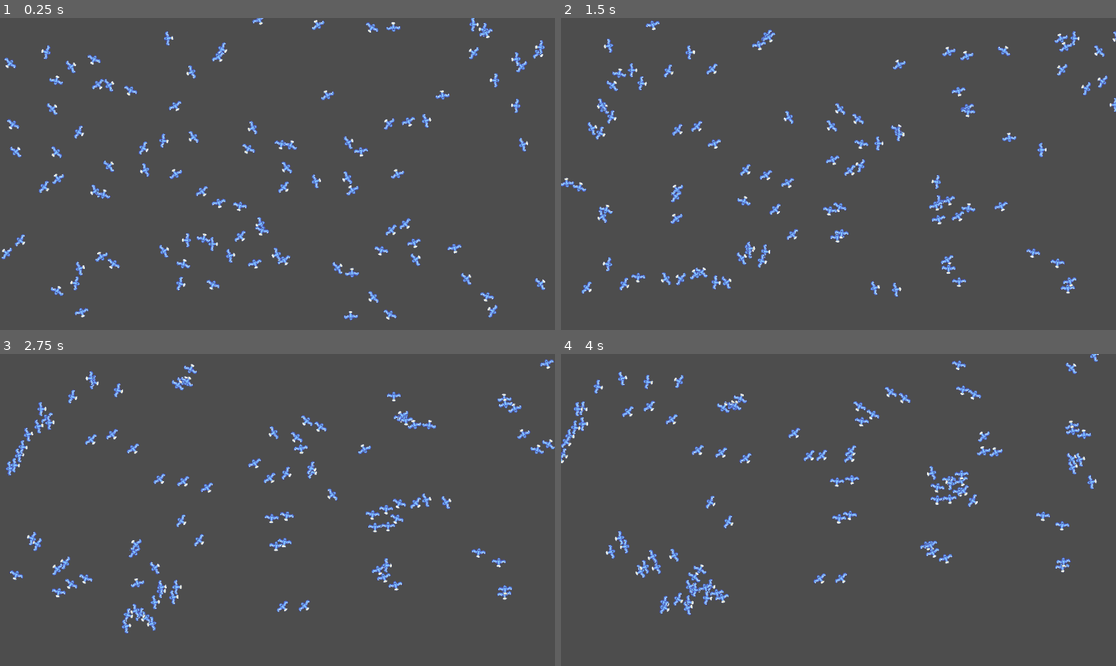
Above: before the commit, frames 1-4 (two rows, left to right).
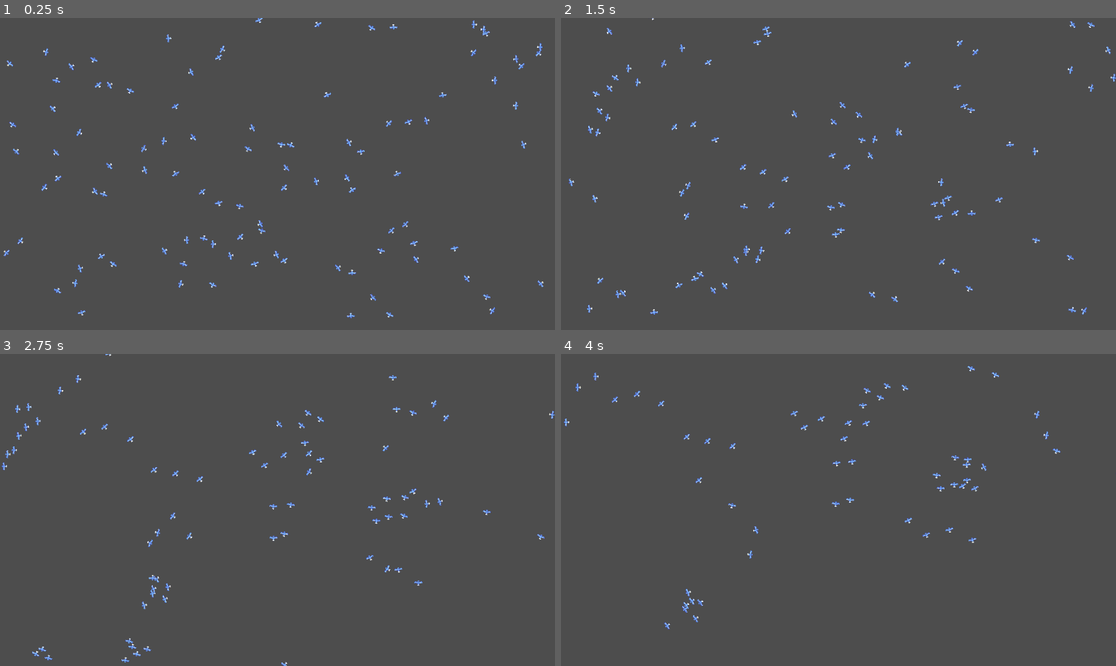
Above: after the commit, the same moments.

Repository: are-dynamic-2025-g6/boids
Game: Godot game, scene res://Scenes/main.tscn
Same seed, same stepped clock (60 frames per second), same inputs: the game is played once before the commit and once after it.
Inputs:
- Up to frame 1 (0.25 s): no input
- Up to frame 2 (1.5 s): tap Enter (ui_accept) at 0.5, 0.77 s; tap Space (print) at 0.6, 1.35 s
- Up to frame 3 (2.75 s): tap Enter (ui_accept) at 1.52 s; tap Space (print) at 2.1 s
- Up to frame 4 (4 s): tap Space (print) at 2.85, 3.6 s; tap Enter (ui_accept) at 3.02, 3.77 s

The runs differ from the first frame. In frame 1, 3.8% of the frame differs, in the area x 0-99%, y 0-98%; in frame 2, 4.8%; in frame 3, 4.8%, in the area x 0-100%, y 0-100%; in frame 4, 4.4%.

Commit message:
Stay in bounds - Bouncing version

Diff:
--- a/Scenes/oizo.tscn
+++ b/Scenes/oizo.tscn
@@ -45,7 +45,7 @@
 shape = SubResource("RectangleShape2D_qa2jp")
 
 [node name="AnimatedSprite2D" type="AnimatedSprite2D" parent="."]
-scale = Vector2(1.07919, 1.09494)
+scale = Vector2(0.602095, 0.610882)
 sprite_frames = SubResource("SpriteFrames_j8di5")
 animation = &"blue1"
 frame = 1
--- a/Scripts/oizo.gd
+++ b/Scripts/oizo.gd
@@ -7,11 +7,11 @@
 const VISION_SEPARATION = 30 #plus on augmente ca moins ils ce rentrent dedans
 const VISION_ALIGNEMENT = 60
 const VISION_COHESION = 150
-const AVOID_FACTOR = 10
+const AVOID_FACTOR = 15
 const MATCHING_FACTOR = 0.4
 const CENTERING_FACTOR = 2
-const MAX_SPEED = 12000
-const MIN_SPEED = 11000
+const MAX_SPEED = 14000
+const MIN_SPEED = 13000
 const TURN = 1000
 var launched = false
 var normaliseur : int
@@ -68,16 +68,25 @@
 		#tentative reste dans écrans
 		#les valeurs correspoindent a peux pres a la taille de l'écran, mais à adapter
 		#petit probleme ils tournent tous dans le meme sens = relou
-		if position.x < 50:
-			curr_velo.x += TURN
-		if position.x > 1090:
-			curr_velo.x -= TURN
-		if position.y < 50:
-			curr_velo.y += TURN
-		if position.y > 550:
-			curr_velo.y -= TURN
+		#stay_in_screen_turn()
+		#stay_in_screen_inv()
 
 
+func stay_in_screen_turn() :
+	if position.x < 50:
+		curr_velo.x += TURN
+	if position.x > 1090:
+		curr_velo.x -= TURN
+	if position.y < 50:
+		curr_velo.y += TURN
+	if position.y > 550:
+		curr_velo.y -= TURN
+
+func stay_in_screen_inv():
+	if position.x > 1140 or position.x < 10 :
+		curr_velo.x = -curr_velo.x
+	elif position.y > 630  or position.y < 10 :
+		curr_velo.y = -curr_velo.y
 
 func coherence():
 	var moy_xpos = 0
